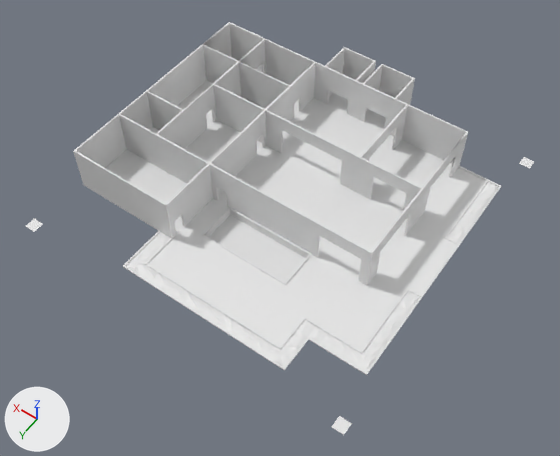
What one commit did to the FBX model Assets/Props/FullBuildings/Mesh/SM_FullBuilding_Penthouse.fbx.
Camera for both pictures: a 50 mm camera at (-34.7, 50.3, 71.2) aimed at (-2.2, 4.9, -0.1). The axes (+X, +Y, +Z) are drawn at lower left. The lights are the same throughout. Where no turn or scale is listed for an object, it has been applied to the vertices. Vertices at the same position are counted once.

Objects in the first picture: 'SM_FullBuilding_Penthouse_Floor', 'SM_FullBuilding_Penthouse_Soil', 'SM_FullBuilding_Penthouse_Wall'.
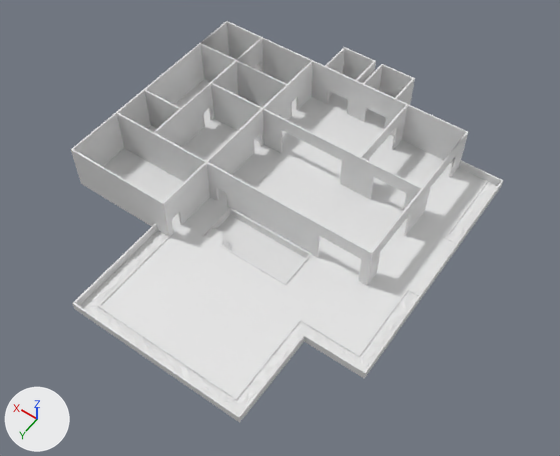
Pixel boxes [x1, y1, x2, y2] of what changed, in the pictures (560 x 456 px; the box of a moved part takes in the faces that stretch with it):
'SM_FullBuilding_Penthouse_Floor', reshaped: before [26, 32, 534, 435]; after [87, 79, 486, 397]
'SM_FullBuilding_Penthouse_Wall', reshaped (14% taller): before [73, 22, 501, 375]; after [71, 21, 499, 423]
'SM_FullBuilding_Penthouse_Soil', reshaped (12% wider, 23% taller): before [126, 182, 498, 372]; after [80, 182, 497, 415]
'SM_FullBuilding_Penthouse_RailingCollision', added: after [72, 160, 503, 422]
part 1 of me_plane_003, built on: before [126, 250, 370, 372]; after [80, 249, 368, 411]
part 2 of me_plane_001, moved or reshaped: before [206, 108, 214, 124]; after [203, 106, 212, 127]
part 3 of me_plane_001, moved or reshaped: before [294, 97, 301, 111]; after [291, 97, 298, 117]
part 4 of me_plane_001, moved or reshaped: before [256, 134, 264, 149]; after [254, 133, 261, 153]
part 5 of me_plane_001, moved or reshaped: before [174, 213, 185, 235]; after [171, 212, 182, 234]
part 6 of me_plane_001, moved or reshaped: before [360, 289, 422, 375]; after [358, 289, 422, 378]
part 7 of me_plane_001, moved or reshaped: before [304, 317, 366, 374]; after [299, 319, 363, 378]
part 8 of me_plane_001, moved or reshaped: before [279, 318, 309, 370]; after [235, 320, 302, 423]
part 9 of me_plane_001, moved or reshaped: before [73, 22, 324, 239]; after [71, 21, 324, 237]
part 10 of me_plane_001, moved or reshaped: before [123, 231, 284, 369]; after [74, 231, 237, 421]
part 11 of me_plane, added: after [206, 228, 231, 249]
part 12 of me_plane, deleted: before [332, 416, 352, 435]
part 13 of me_plane, deleted: before [26, 218, 43, 232]
part 14 of me_plane, deleted: before [519, 157, 534, 169]
part 15 of me_plane, moved or reshaped: before [106, 80, 373, 351]; after [87, 79, 373, 397]

Edits to the bpy script that builds the scene:
```text
Change me_plane_001:
    remove me_plane_001.from_pydata(...)  # 1407 vertices, 1176 faces; spans x -20.4..21.0, y -20.4..19.7, z 0.0..6.0
    add me_plane_001.from_pydata(...)  # 1407 vertices, 1176 faces; spans x -20.4..21.4, y -20.4..26.8, z 0.0..6.0
    me_plane_001 part 2: the loose piece of 16 vertices spanning x 14.8..15.1, y -4.3..-2.8, z 0.0..2.5 is moved by (0.4, 0.0, 0.0)
    me_plane_001 part 3: the loose piece of 16 vertices spanning x 6.8..7.1, y -12.4..-10.9, z 0.0..2.5 is moved by (0.4, 0.0, 0.0)
    me_plane_001 part 4: the loose piece of 16 vertices spanning x 6.8..7.1, y -4.3..-2.8, z 0.0..2.5 is moved by (0.4, 0.0, 0.0)
    me_plane_001 part 5: the loose piece of 16 vertices spanning x 6.8..7.1, y 11.3..12.8, z 0.0..2.5 is moved by (0.4, 0.0, 0.0)
    me_plane_001 part 6: all 16 vertices in x -20.4..-18.5, y 13.3..15.3, z 0.0..0.1 are moved by (0.0, 0.5, 0.0)
    me_plane_001 part 7: all 16 vertices in x -13.3..-11.4, y 13.3..15.3, z 0.0..0.1 are moved by (0.3, 0.5, 0.0)
    me_plane_001 part 8: all 16 vertices in x -13.3..-11.4, y 17.8..19.7, z 0.0..0.1 are moved by (0.3, 7.1, 0.0)
    me_plane_001 part 9: 526 of the vertices in x 6.9..21.0, y -15.8..13.5, z 0.0..6.0 are moved by (0.4, 0.0, 0.0)
    me_plane_001 part 10: all 16 vertices in x 6.9..8.9, y 17.8..19.7, z 0.0..0.1 are moved by (0.4, 7.1, 0.0)
Change me_plane:
    remove me_plane.from_pydata(...)  # 88 vertices, 59 faces; spans x -22.0..22.0, y -22.0..22.0, z -1.0..0.0
    add me_plane.from_pydata(...)  # 129 vertices, 103 faces; spans x -20.4..21.4, y -20.4..26.8, z -1.0..0.0
    me_plane part 11: a new loose piece of 57 vertices spanning x 0.9..4.2, y 8.8..10.9, z -1.0..-0.2, in mat_t_fullbuilding_penthouse_floor (its picture is missing)
    me_plane part 12: the loose piece of 4 vertices spanning x -22.0..-20.6, y 20.6..22.0, z 0.0 is deleted
    me_plane part 13: the loose piece of 4 vertices spanning x 20.6..22.0, y 20.6..22.0, z 0.0 is deleted
    me_plane part 14: the loose piece of 4 vertices spanning x -22.0..-20.6, y -22.0..-20.6, z 0.0 is deleted
    me_plane part 15: 25 vertices moved from x -20.4..21.0, y -15.8..19.7, z -1.0..0.0 to x -20.4..21.4, y -15.8..26.8, z -1.0..0.0
Change me_plane_003:
    remove me_plane_003.from_pydata(...)  # 253 vertices, 421 faces; spans x -20.2..8.7, y -15.6..19.5, z 0.0..0.3
    add me_plane_003.from_pydata(...)  # 325 vertices, 546 faces; spans x -20.2..9.1, y -15.6..26.6, z 0.0..0.3
    me_plane_003 part 1
    25 vertices are removed from x -19.5..8.7, y 13.8..18.1, z 0.0..0.2
    104 faces are deleted
    43 vertices in x -9.9..6.5, y 18.0..19.5, z 0.0..0.3 move by (0.0, 7.1, 0.0)
    18 vertices in x 7.1..8.7, y 13.5..17.5, z 0.0..0.2 move by (0.4, 0.0, 0.0)
    11 vertices in x -8.8..4.8, y 18.2..19.2, z 0.1..0.2 move by (0.0, 7.2, 0.0)
    9 vertices in x -19.5..-13.2, y 13.2..14.8, z 0.1..0.2 move by (0.0, 0.5, 0.0)
    8 vertices in x -20.2..-14.5, y 13.5..15.1, z 0.0..0.2 move by (0.0, 0.4, 0.0)
    6 vertices in x -12.6..-11.4, y 18.0..19.5, z 0.0..0.2 move by (0.3, 7.1, 0.0)
    42 vertices move from x -19.0..8.7, y 13.5..19.5, z 0.0..0.2 to x -19.5..9.1, y 13.9..26.6, z 0.0..0.2
    92 vertices are added at x -17.6..9.1, y 13.9..26.3, z 0.0..0.2
    5 new vertices lie (0.0, 1.4, 0.0) away from vertices in x -12.9..9.1, y 18.0..23.7, z 0.0
    229 new faces join them
Add ob_sm_fullbuilding_penthouse_railingcollision:
    ob_sm_fullbuilding_penthouse_railingcollision = bpy.data.objects.new('SM_FullBuilding_Penthouse_RailingCollision', me_cube_001)  # 48 vertices, 46 faces; spans x -20.4..9.3, y -15.8..26.8, z 0.1..1.1
    ob_sm_fullbuilding_penthouse_railingcollision.location = (0.0, 0.0, 0.0)
```
